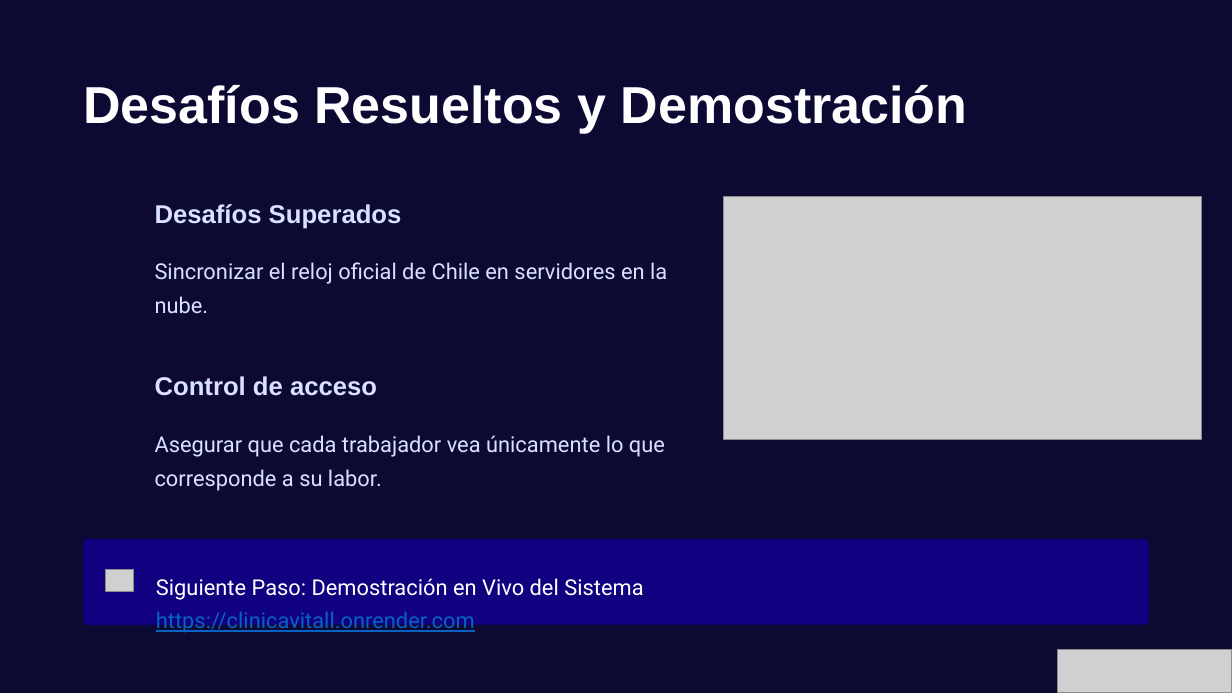
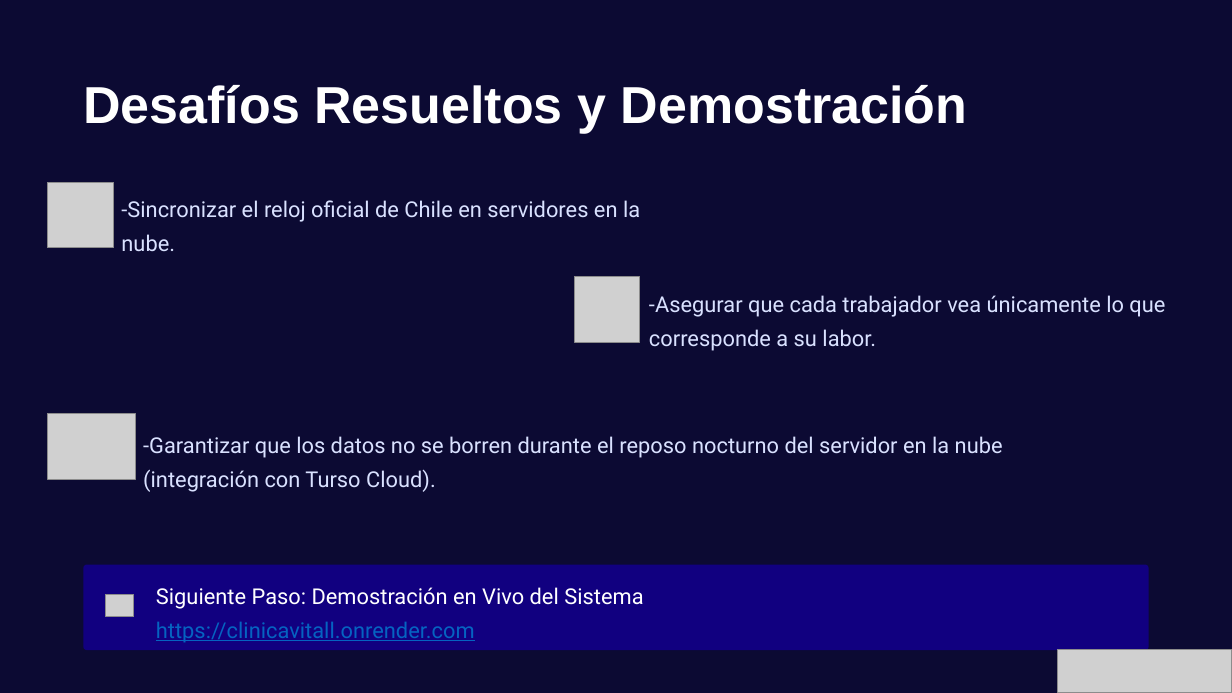
Before and after one commit to sebneirag/2026_2_MA_CAPSOTONE_020D_GRUPO_IN05, a slide deck: slide 6 of Fase 2/PPT_FINAL_CAPSTONE.pptx. Drawn at 1232x693 pixels with LibreOffice and Linux fonts; fonts in the diff are those of the drawing; grey boxes stand for pictures; background and template pictures are left out. Boxes give left, top, right and bottom in pixels: in the first picture for what was removed or moved away, otherwise in the second. Text is boxed around its words. In the diff, an @@ line names an element or a change of style, - is before the commit and + after.

```diff
--- a/Fase 2/PPT_FINAL_CAPSTONE.pptx
+++ b/Fase 2/PPT_FINAL_CAPSTONE.pptx
@@ picture added at [48, 182, 114, 248] @@
@@ text at [121, 200, 640, 251]: text changed @@
-Sincronizar el reloj oficial de Chile en servidores en la nube.
+-Sincronizar el reloj oficial de Chile en servidores en la nube.
@@ text removed at [155, 204, 402, 229] @@
-Desafíos Superados
@@ picture removed at [724, 197, 1202, 440] @@
@@ picture added at [574, 276, 640, 342] @@
@@ text at [649, 295, 1165, 351]: text changed @@
-Asegurar que cada trabajador vea únicamente lo que corresponde a su labor.
+-Asegurar que cada trabajador vea únicamente lo que corresponde a su labor.
@@ text removed at [155, 376, 377, 396] @@
-Control de acceso
@@ picture added at [48, 413, 136, 479] @@
@@ text added at [143, 436, 1003, 492], 17 pt, text #D9E1FF @@
+-Garantizar que los datos no se borren durante el reposo nocturno del servidor en la nube (integración con Turso Cloud).
@@ rounded rectangle: place and size @@
-rounded rectangle at [83, 540, 1149, 626]
+rounded rectangle at [83, 565, 1149, 651]
@@ picture: place and size @@
-picture at [105, 569, 133, 592]
+picture at [105, 595, 133, 617]
@@ text "Siguiente Paso: Demostración en Vivo ...": place and size @@
-text "Siguiente Paso: Demostración en Vivo ..." at [156, 578, 643, 635]
+text "Siguiente Paso: Demostración en Vivo ..." at [156, 587, 643, 643]
```
Also in this commit, not shown: 1 other slide changed, 4 other files.
